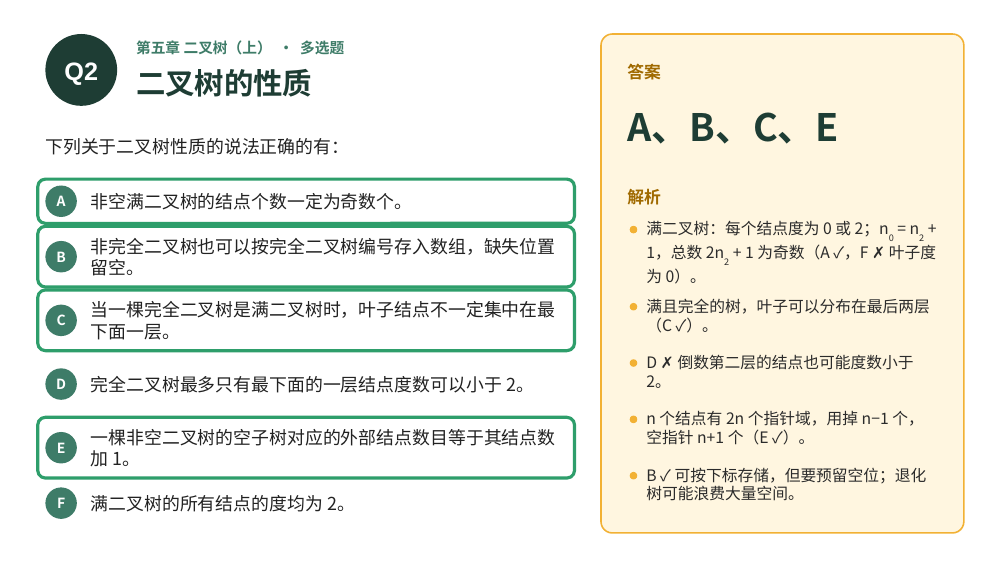
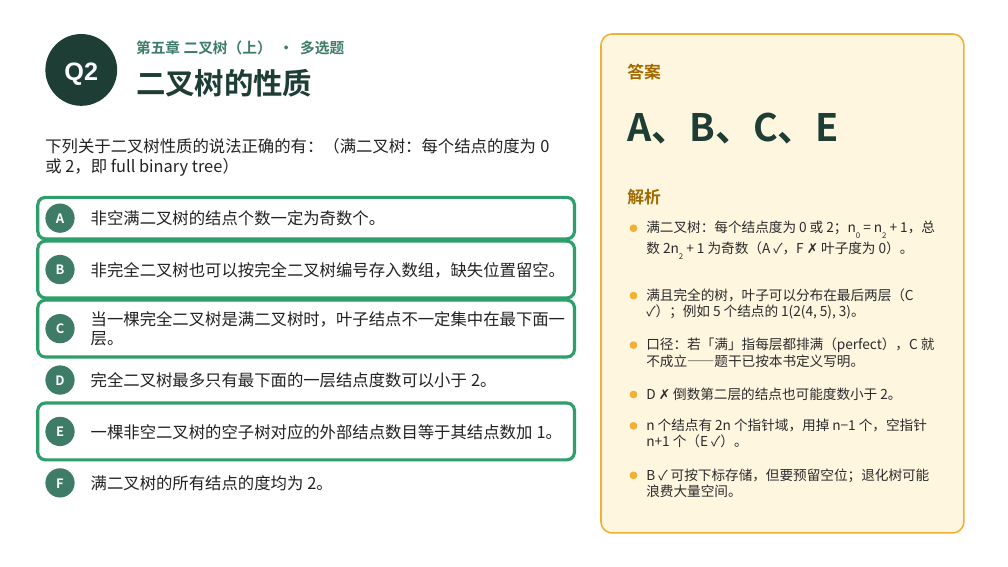
Before and after one commit to GMyhf/2026fall-cs201, a slide deck: slide 4 of courseware/202609_DSA_MOOC_Quiz_CH05-06.pptx. Drawn at 1008x567 pixels with LibreOffice and Linux fonts; fonts in the diff are those of the drawing. Boxes give left, top, right and bottom in pixels: in the first picture for what was removed or moved away, otherwise in the second. Text is boxed around its words. In the diff, an @@ line names an element or a change of style, - is before the commit and + after.

```diff
--- a/courseware/202609_DSA_MOOC_Quiz_CH05-06.pptx
+++ b/courseware/202609_DSA_MOOC_Quiz_CH05-06.pptx
@@ text at bbox=[45, 138, 549, 176]: text changed; size 17 to 15.6 pt @@
-下列关于二叉树性质的说法正确的有：
+下列关于二叉树性质的说法正确的有：（满二叉树：每个结点的度为 0 或 2，即 full binary tree）
@@ proportions changed in 4 elements at bbox=[38, 300, 575, 357], bbox=[38, 241, 575, 298], bbox=[38, 403, 575, 460], bbox=[38, 197, 575, 239] @@
@@ 2 texts, 1 rounded rectangle, 1 ellipse: place and size @@
-2 texts, 1 rounded rectangle, 1 ellipse at bbox=[38, 179, 575, 223]
+2 texts, 1 rounded rectangle, 1 ellipse at bbox=[38, 197, 575, 239]
@@ rounded rectangle: place and size @@
-rounded rectangle at bbox=[38, 226, 575, 287]
+rounded rectangle at bbox=[38, 241, 575, 298]
@@ text "B": place and size @@
-text "B" at bbox=[56, 251, 66, 262]
+text "B" at bbox=[56, 264, 65, 274]
@@ ellipse: place and size @@
-ellipse at bbox=[45, 241, 77, 273]
+ellipse at bbox=[45, 255, 75, 284]
@@ text "非完全二叉树也可以按完全二叉树编号存入数组，缺失位置留空。": place and size @@
-text "非完全二叉树也可以按完全二叉树编号存入数组，缺失位置留空。" at bbox=[91, 238, 556, 276]
+text "非完全二叉树也可以按完全二叉树编号存入数组，缺失位置留空。" at bbox=[91, 262, 565, 278]
@@ ellipse: place and size @@
-ellipse at bbox=[630, 303, 637, 311]
+ellipse at bbox=[630, 292, 637, 299]
@@ text at bbox=[646, 288, 913, 319]: text changed; size 15 to 13 pt @@
-满且完全的树，叶子可以分布在最后两层（C ✓）。
+满且完全的树，叶子可以分布在最后两层（C ✓）；例如 5 个结点的 1(2(4, 5), 3)。
@@ rounded rectangle: place and size @@
-rounded rectangle at bbox=[38, 290, 575, 351]
+rounded rectangle at bbox=[38, 300, 575, 357]
@@ text "C": place and size @@
-text "C" at bbox=[57, 314, 66, 325]
+text "C" at bbox=[56, 323, 64, 333]
@@ ellipse: place and size @@
-ellipse at bbox=[45, 305, 77, 337]
+ellipse at bbox=[45, 314, 75, 343]
@@ text "当一棵完全二叉树是满二叉树时，叶子结点不一定集中在最下面一层。": place and size @@
-text "当一棵完全二叉树是满二叉树时，叶子结点不一定集中在最下面一层。" at bbox=[91, 301, 556, 340]
+text "当一棵完全二叉树是满二叉树时，叶子结点不一定集中在最下面一层。" at bbox=[91, 311, 565, 346]
@@ text added at bbox=[646, 337, 935, 367], 13 pt, text #2B2B2B @@
+口径：若「满」指每层都排满（perfect），C 就不成立——题干已按本书定义写明。
@@ ellipse: place and size @@
-ellipse at bbox=[45, 368, 77, 400]
+ellipse at bbox=[45, 365, 75, 395]
@@ size 15 to 13 pt in 4 elements at bbox=[646, 220, 935, 254], bbox=[646, 468, 930, 497], bbox=[646, 418, 927, 447], bbox=[646, 387, 901, 400] @@
@@ text "D ✗ 倒数第二层的结点也可能度数小于 2。": place and size @@
-text "D ✗ 倒数第二层的结点也可能度数小于 2。" at bbox=[646, 354, 914, 388]
+text "D ✗ 倒数第二层的结点也可能度数小于 2。" at bbox=[646, 387, 901, 400]
@@ rounded rectangle: place and size @@
-rounded rectangle at bbox=[38, 417, 575, 478]
+rounded rectangle at bbox=[38, 403, 575, 460]
@@ text "E": place and size @@
-text "E" at bbox=[57, 442, 66, 453]
+text "E" at bbox=[56, 426, 64, 436]
@@ ellipse: place and size @@
-ellipse at bbox=[45, 432, 77, 464]
+ellipse at bbox=[45, 417, 75, 446]
@@ ellipse: place and size @@
-ellipse at bbox=[630, 416, 637, 423]
+ellipse at bbox=[630, 391, 637, 399]
@@ text "n 个结点有 2n 个指针域，用掉 n−1 ...": place and size @@
-text "n 个结点有 2n 个指针域，用掉 n−1 ..." at bbox=[646, 410, 923, 445]
+text "n 个结点有 2n 个指针域，用掉 n−1 ..." at bbox=[646, 418, 927, 447]
@@ ellipse added at bbox=[630, 422, 637, 430], fill #F2B134 @@
@@ size 13.3 to 12.3 pt in 6 elements at bbox=[55, 375, 64, 385], bbox=[56, 323, 64, 333], bbox=[56, 264, 65, 274], bbox=[56, 426, 64, 436], bbox=[56, 213, 64, 223], bbox=[56, 478, 64, 488] @@
@@ 2 texts, 2 ellipses: place and size @@
-2 texts, 2 ellipses at bbox=[45, 359, 637, 520]
+2 texts, 2 ellipses at bbox=[45, 341, 637, 498]
@@ size 17 to 15.6 pt in 6 elements at bbox=[91, 311, 565, 346], bbox=[91, 372, 496, 388], bbox=[91, 262, 565, 278], bbox=[91, 424, 562, 440], bbox=[91, 210, 385, 226], bbox=[91, 475, 332, 491] @@
```
Also in this commit, not shown: 1 other slide changed, 3 other files.
